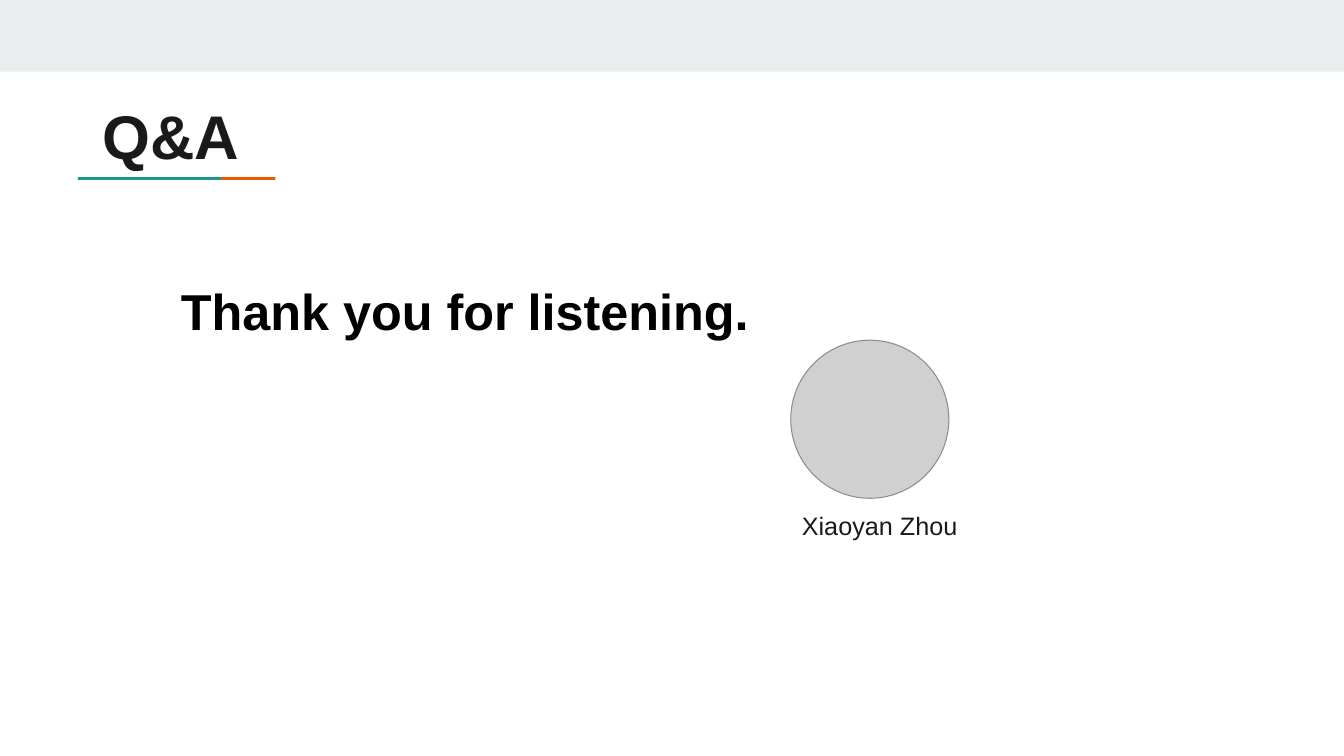
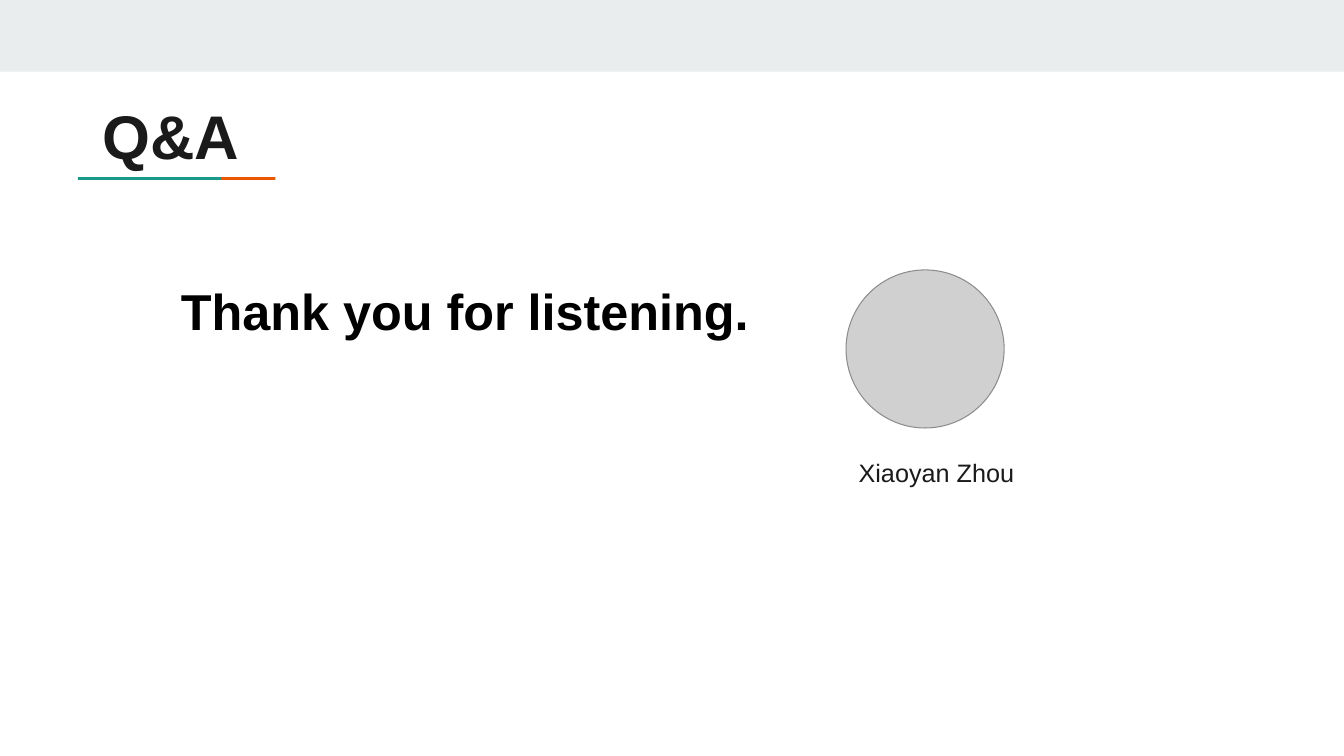
Before and after one commit to daisyhacking/Machine-Lerning, a slide deck: slide 18 of TED Talk Perofrmance Predictors.pptx. Drawn at 1344x756 pixels with LibreOffice and Linux fonts; fonts in the diff are those of the drawing; grey boxes stand for pictures. Boxes give left, top, right and bottom in pixels: in the first picture for what was removed or moved away, otherwise in the second. Text is boxed around its words. In the diff, an @@ line names an element or a change of style, - is before the commit and + after.

```diff
--- a/TED Talk Perofrmance Predictors.pptx
+++ b/TED Talk Perofrmance Predictors.pptx
@@ picture moved from (x1=791, y1=341, x2=950, y2=499) to (x1=846, y1=270, x2=1004, y2=429) @@
@@ text "Xiaoyan Zhou" moved from (x1=802, y1=516, x2=957, y2=541) to (x1=859, y1=463, x2=1014, y2=488) @@
```
Also in this commit, not shown: 1 other file.
